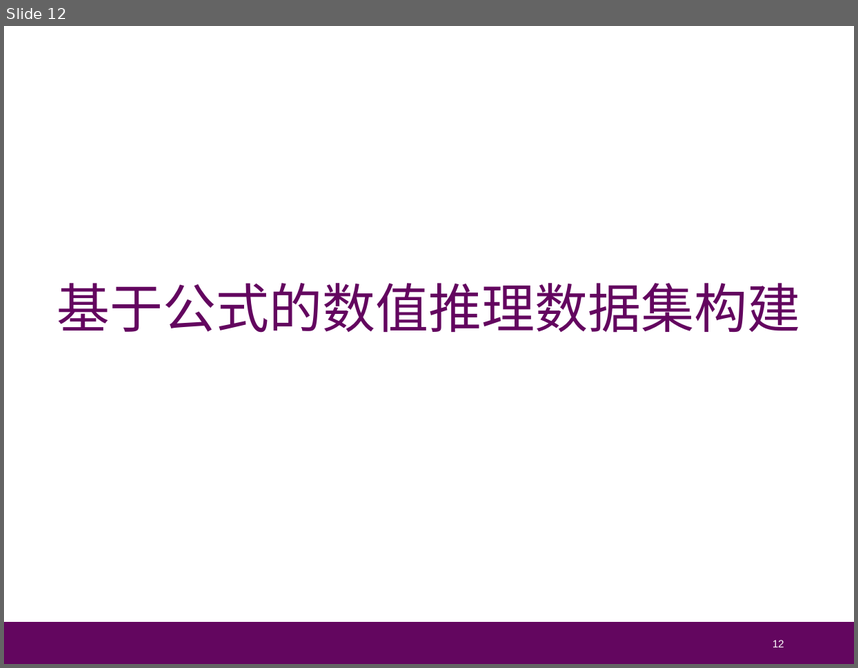
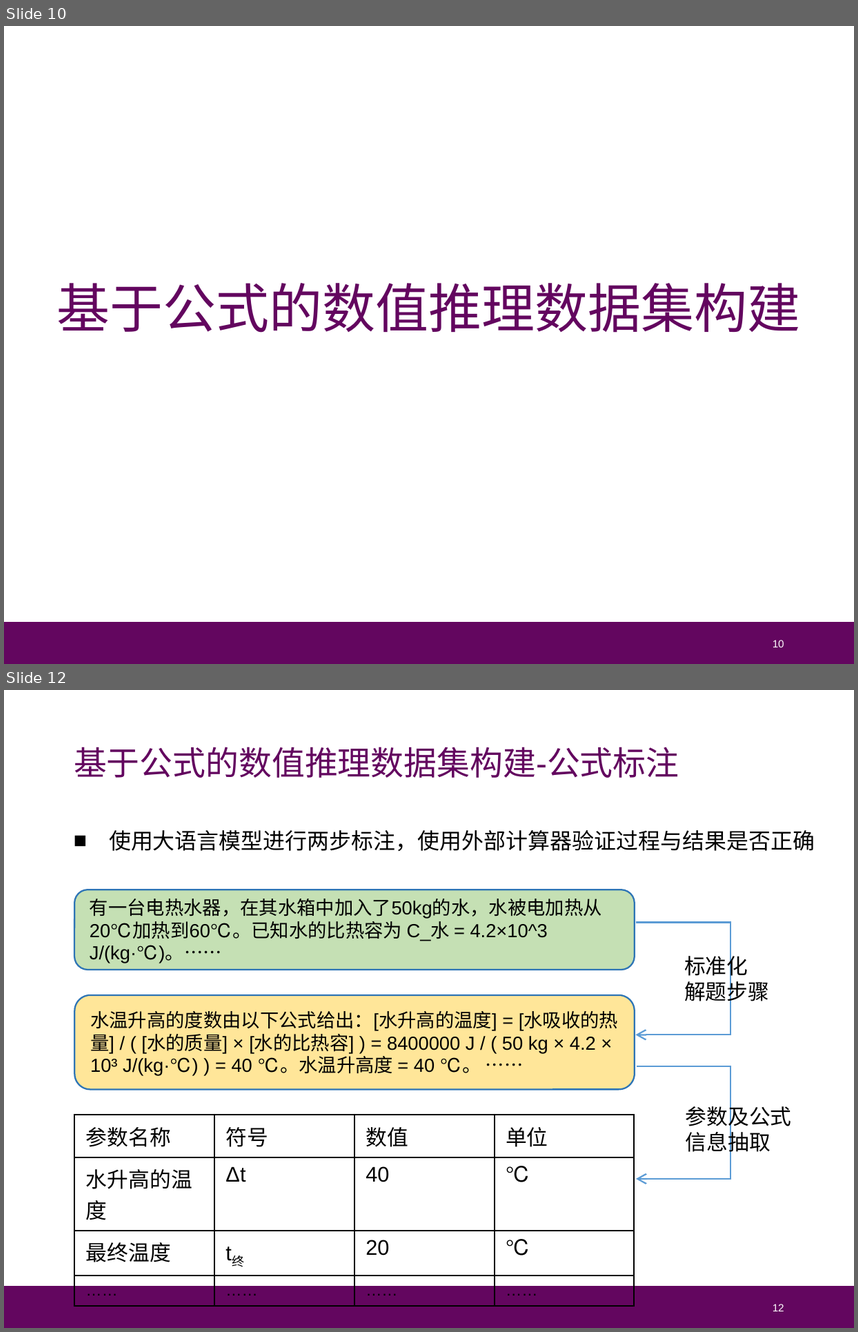
Before and after one commit to Cat-Overflow/NJU_thesis, a slide deck: 毕业答辩/论文答辩_朱博林.pptx. Shown one above the other, each under a label of ours: slide 12 before the commit, slides 10 and 12 after it; the slides between them are not shown. The pictures are 858x668 and 858x1332 pixels, drawn with LibreOffice and Linux fonts; fonts in the diff are those of the drawing. Boxes give left, top, right and bottom in pixels: in the first picture for what was removed or moved away, otherwise in the second. Text is boxed around its words. In the diff, an @@ line names an element or a change of style, - is before the commit and + after.

```diff
--- a/毕业答辩/论文答辩_朱博林.pptx
+++ b/毕业答辩/论文答辩_朱博林.pptx
@@ slide 12 added at box(4, 690, 854, 1328), background #FFFFFF; not listed: 1 template element that a slide beside it also shows @@
@@ text added at box(74, 747, 680, 778), 21 pt, text #63065F @@
+基于公式的数值推理数据集构建-公式标注
@@ text added at box(109, 830, 815, 851), 14 pt, text #000000 @@
+■ 使用大语言模型进行两步标注，使用外部计算器验证过程与结果是否正确
@@ rounded rectangle added at box(74, 889, 635, 969), fill #C5E0B4, outline #2E75B6 1 pt, 12 pt, text #000000 @@
+有一台电热水器，在其水箱中加入了50kg的水，水被电加热从20℃加热到60℃。已知水的比热容为 C_水 = 4.2×10^3 J/(kg·℃)。……
@@ elbow arrow added from (635, 922) to (635, 1034), #5B9BD5 1 pt @@
@@ text added at box(684, 952, 769, 1005), 13.6 pt, text #000000 @@
+标准化
+解题步骤
@@ rounded rectangle added at box(74, 994, 633, 1088), fill #FFE699, outline #2E75B6 1 pt, 12 pt, text #000000 @@
+水温升高的度数由以下公式给出：[水升高的温度] = [水吸收的热量] / ( [水的质量] × [水的比热容] ) = 8400000 J / ( 50 kg × 4.2 × 10³ J/(kg·℃) ) = 40 ℃。水温升高度 = 40 ℃。 ……
@@ elbow arrow added from (637, 1066) to (635, 1178), #5B9BD5 1 pt @@
@@ text added at box(685, 1103, 791, 1156), 13.6 pt, text #000000 @@
+参数及公式信息抽取
@@ table added at box(74, 1114, 635, 1319), 4 rows, 4 columns @@
+参数名称 | 符号 | 数值 | 单位
+水升高的温度 | Δt | 40 | ℃
+最终温度 | t终 | 20 | ℃
+…… | …… | …… | ……
@@ page number added at box(773, 1303, 784, 1311), 6.8 pt, text #FFFFFF @@
+12
@@ what was slide 12 is now slide 10 @@
@@ page number at box(773, 639, 784, 647): text changed @@
-12
+10
```
Also in this commit, not shown: 3 slides changed, 15 other slides added, 18 slides removed.
